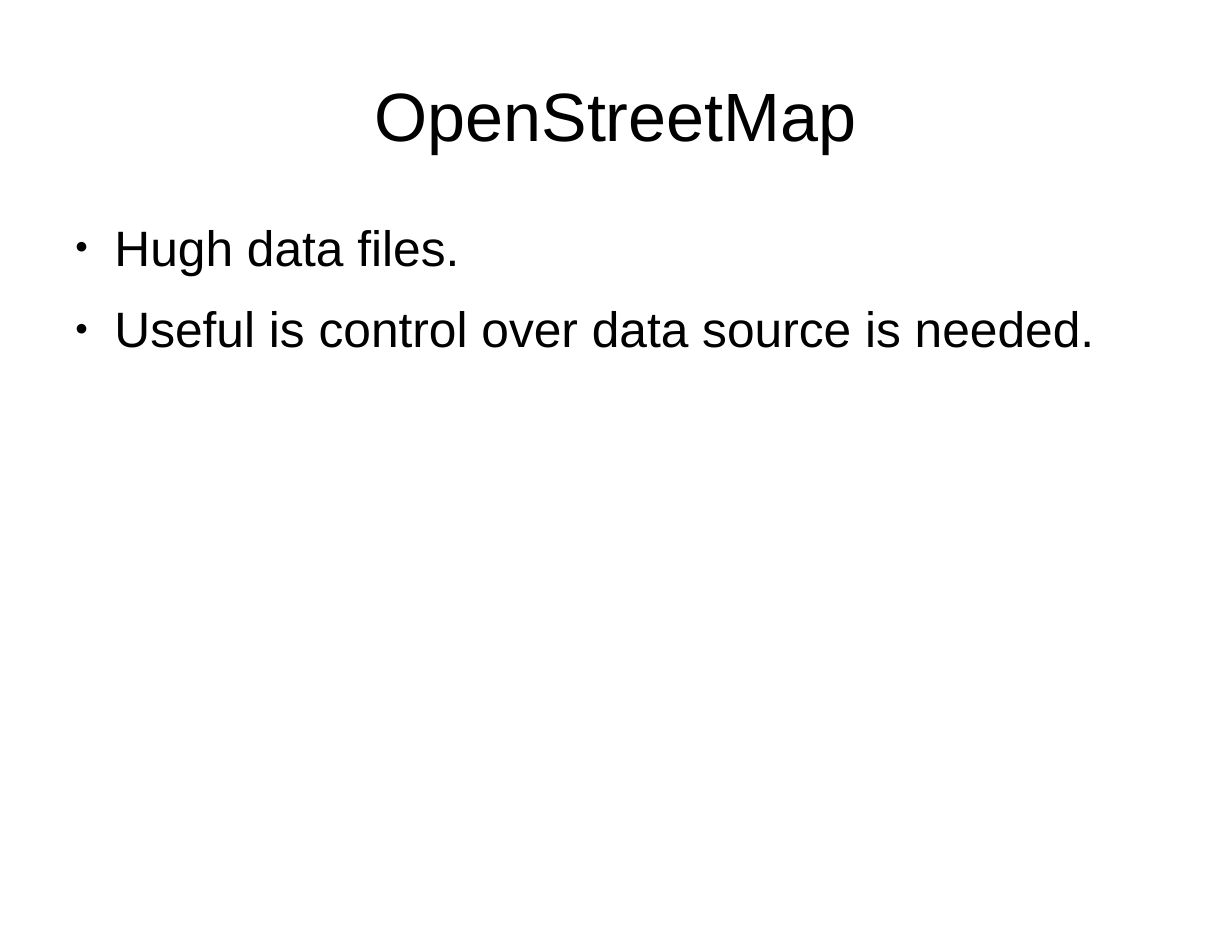
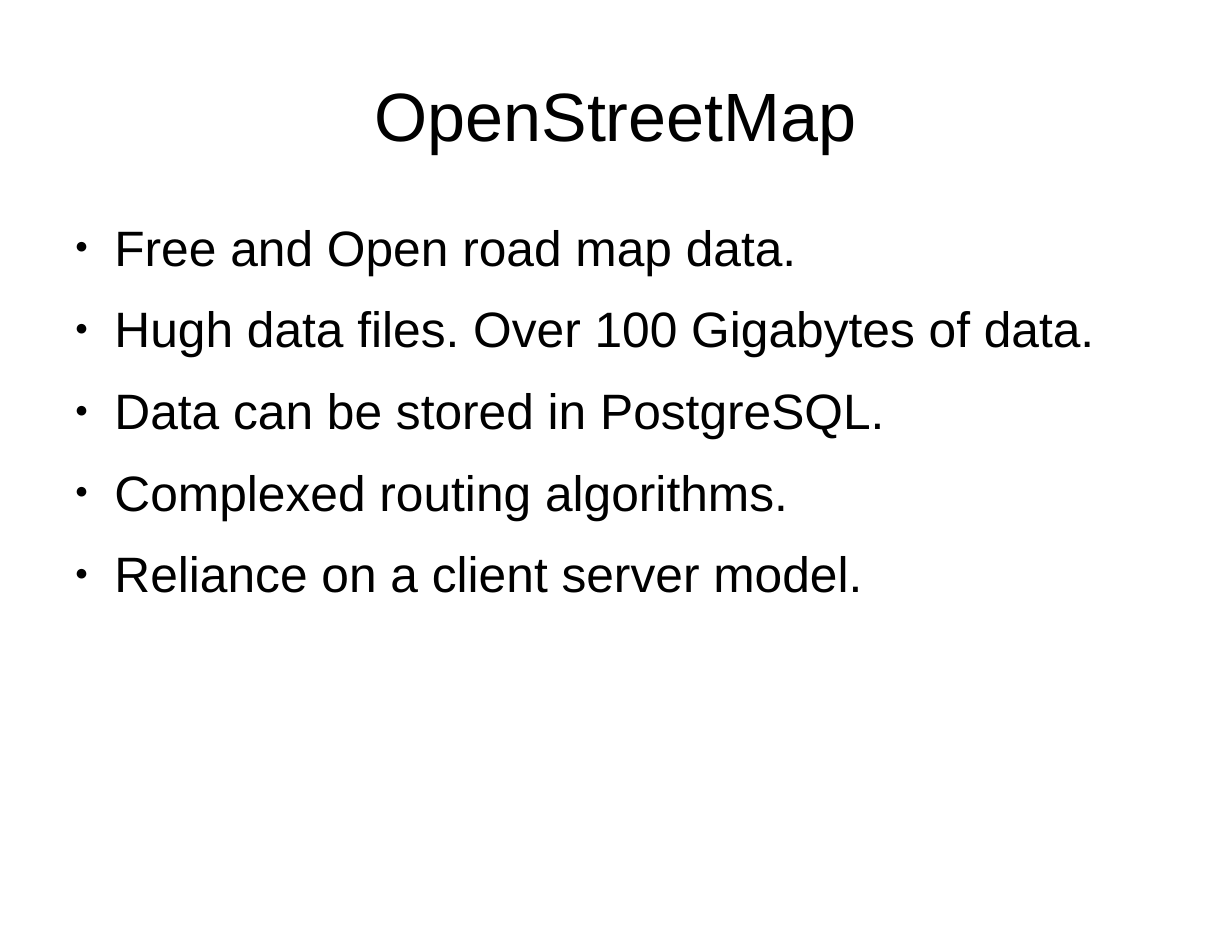
Before and after one commit to fsuarez2005/cosc481-frank-placemap, a slide deck: slide 5 of doc/presentation.odp (slide 6 before the commit). Drawn at 1232x925 pixels with LibreOffice and Linux fonts; fonts in the diff are those of the drawing. Boxes give left, top, right and bottom in pixels: in the first picture for what was removed or moved away, otherwise in the second. Text is boxed around its words. In the diff, an @@ line names an element or a change of style, - is before the commit and + after.

Commit message:
Changed OSM slide. Added JSP slide.

```diff
--- a/doc/presentation.odp
+++ b/doc/presentation.odp
@@ text at bbox=[114, 230, 1094, 593]: text changed @@
-● Hugh data files.
-● Useful is control over data source is needed.
+● Free and Open road map data.
+● Hugh data files. Over 100 Gigabytes of data.
+● Data can be stored in PostgreSQL.
+● Complexed routing algorithms.
+● Reliance on a client server model.
```
Also in this commit, not shown: 1 slide added.
